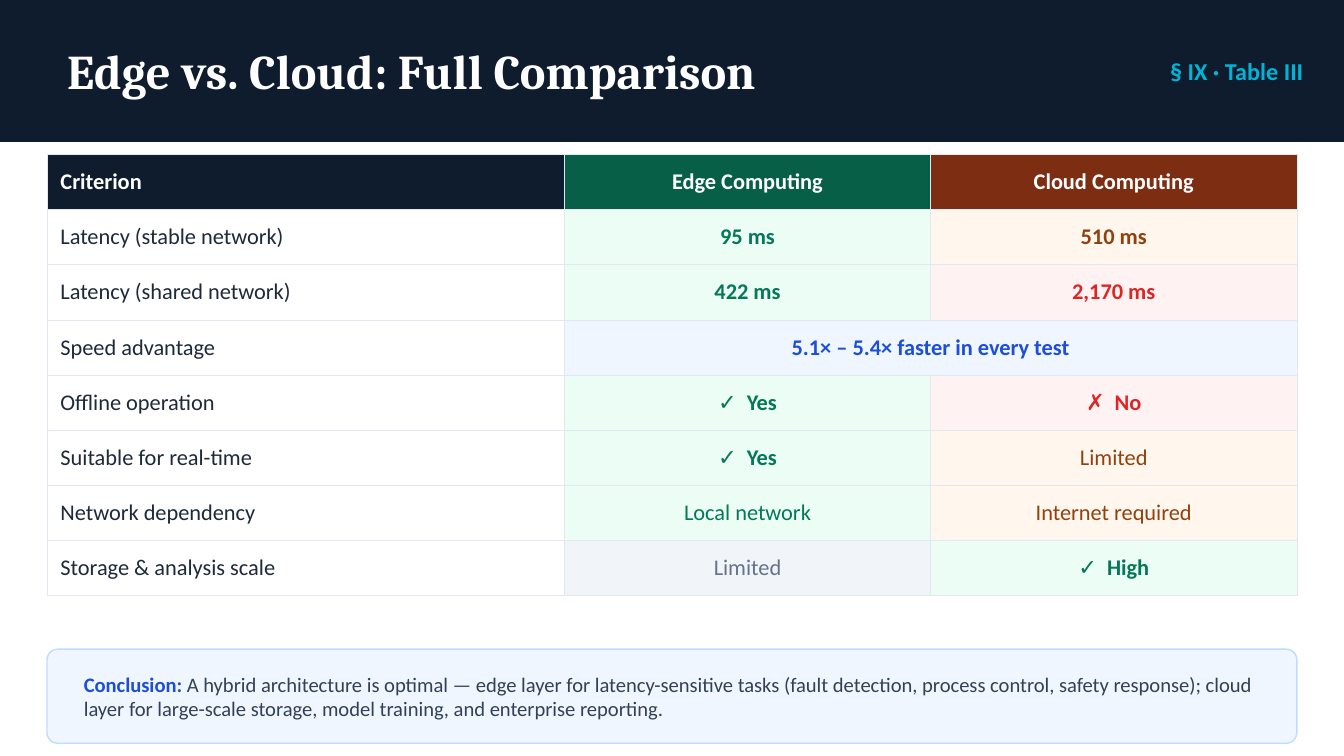
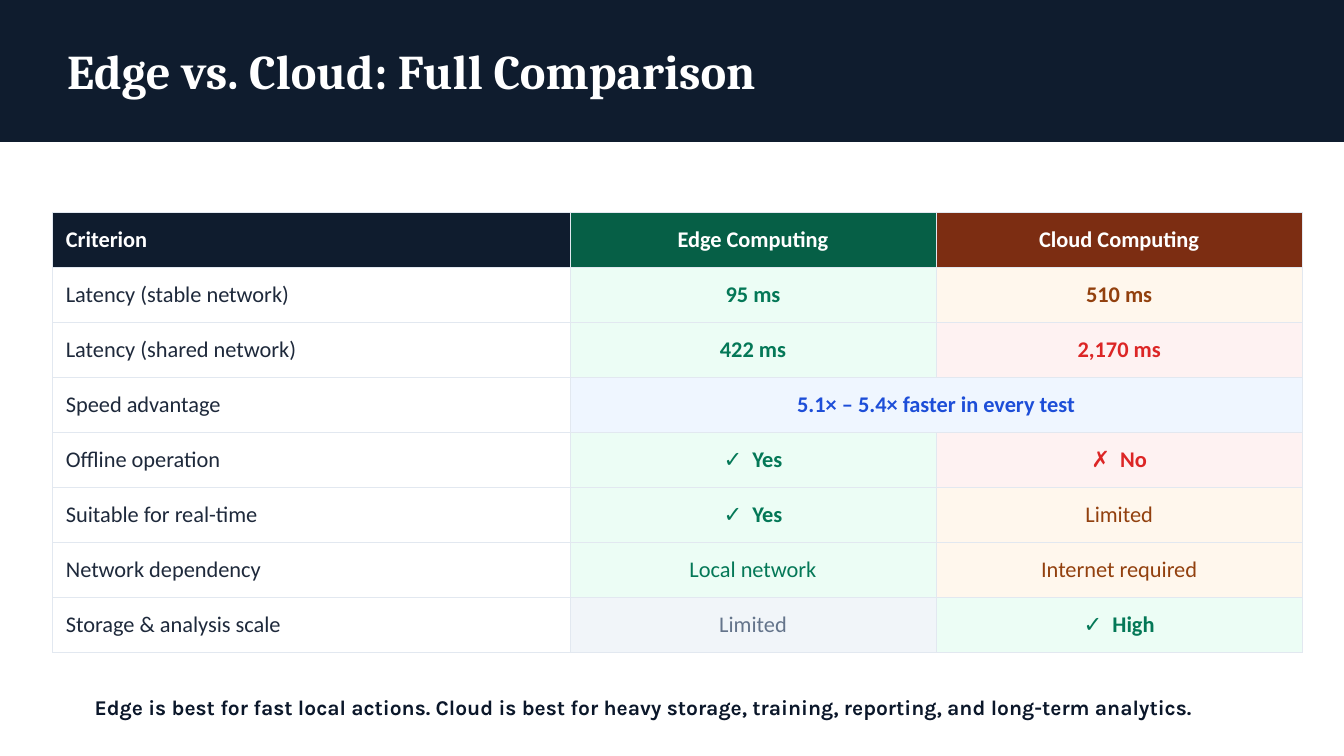
Before and after one commit to sohan2961/SS2026_ICS_Team_A5, a slide deck: slide 6 of Presentation/Edge_vs_Cloud_Latency_Presentation.pptx (slide 9 before the commit). Drawn at 1344x756 pixels with LibreOffice and Linux fonts; fonts in the diff are those of the drawing. Boxes give left, top, right and bottom in pixels: in the first picture for what was removed or moved away, otherwise in the second. Text is boxed around its words. In the diff, an @@ line names an element or a change of style, - is before the commit and + after.

```diff
--- a/Presentation/Edge_vs_Cloud_Latency_Presentation.pptx
+++ b/Presentation/Edge_vs_Cloud_Latency_Presentation.pptx
@@ text removed at (1188, 63, 1303, 80) @@
-§ IX · Table III
@@ table: place and size @@
-table at (47, 154, 1297, 595)
+table at (52, 212, 1302, 652)
@@ rounded rectangle removed at (47, 649, 1298, 743) @@
@@ text at (95, 700, 1191, 721): text changed; size 14.7 to 15 pt; font Calibri to Karla; text colour #334155 to #0B172A; bold on @@
-Conclusion: A hybrid architecture is optimal — edge layer for latency-sensitive tasks (fault detection, process control, safety response); cloud layer for large-scale storage, model training, and enterprise reporting.
+Edge is best for fast local actions. Cloud is best for heavy storage, training, reporting, and long-term analytics.
```
Also in this commit, not shown: 3 other slides changed, 4 slides removed.
